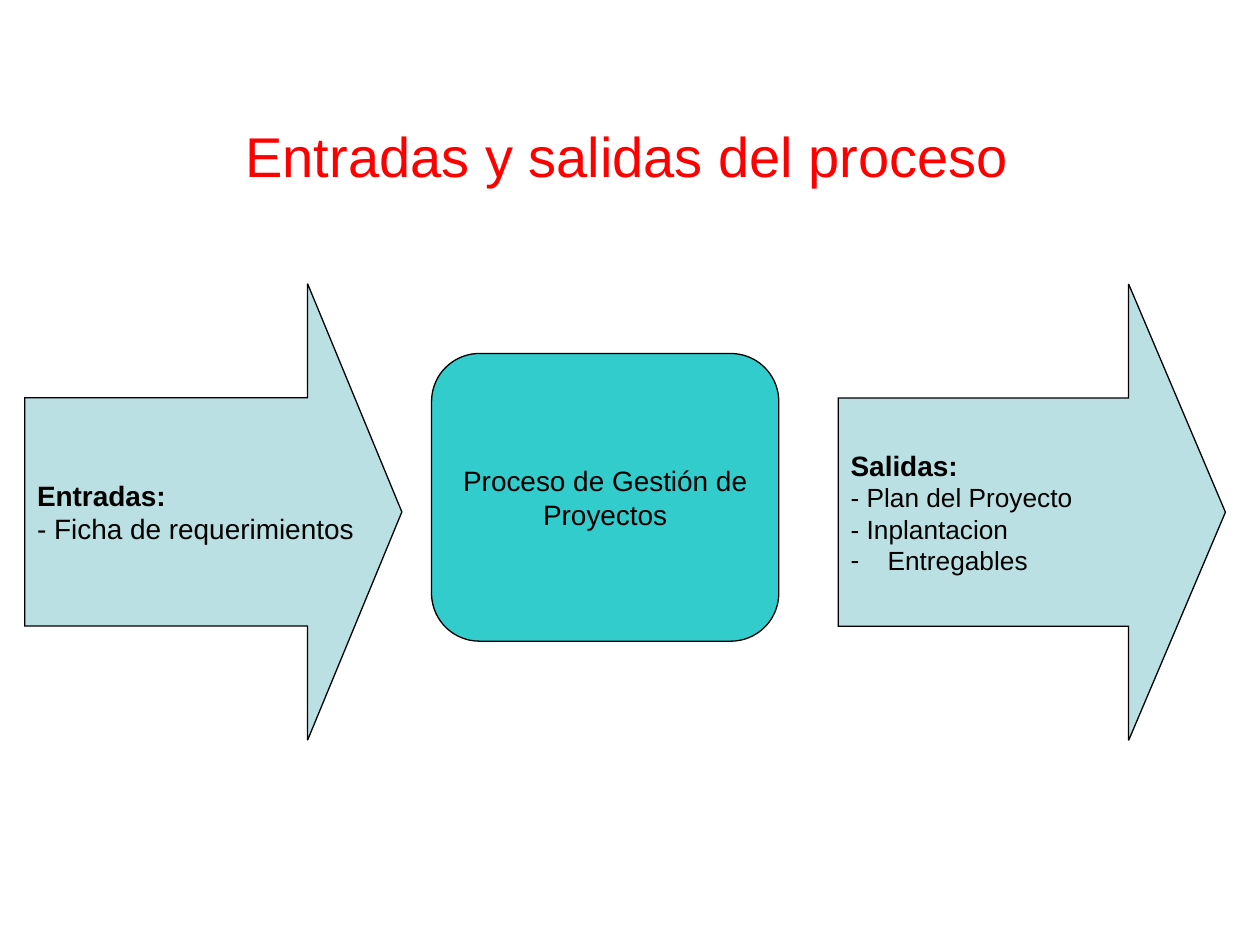
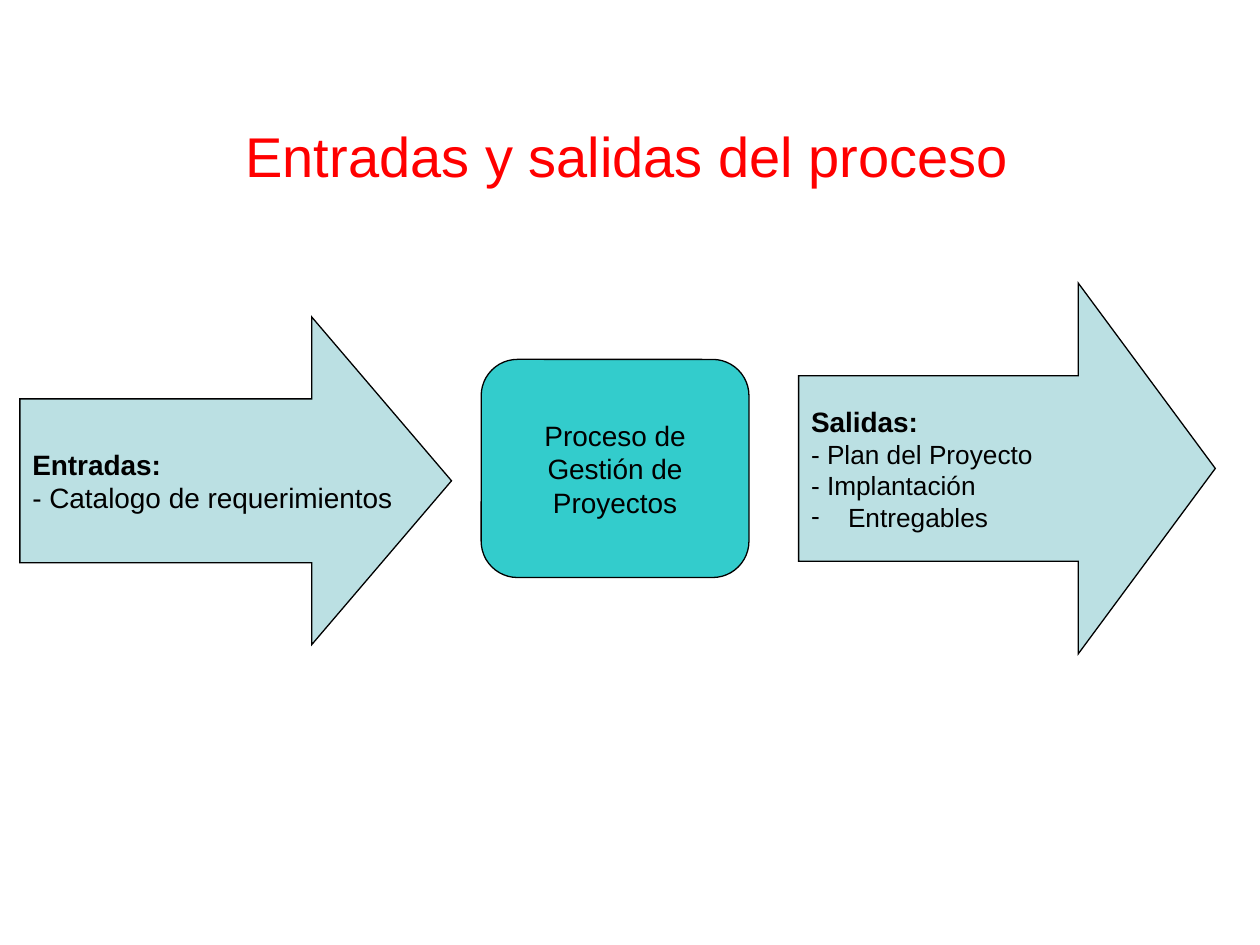
Before and after one commit to cjbensan/sistema-facturacion-inventario, a slide deck: slide 11 of CMMI-Nivel-2/PP-PMC/PGPRO_0.1_2015.ppt (slide 10 before the commit). Drawn at 1260x945 pixels with LibreOffice and Linux fonts; fonts in the diff are those of the drawing; background and template pictures are left out. Boxes give left, top, right and bottom in pixels: in the first picture for what was removed or moved away, otherwise in the second. Text is boxed around its words. In the diff, an @@ line names an element or a change of style, - is before the commit and + after.

```diff
--- a/CMMI-Nivel-2/PP-PMC/PGPRO_0.1_2015.ppt
+++ b/CMMI-Nivel-2/PP-PMC/PGPRO_0.1_2015.ppt
@@ right arrow "Salidas: - Plan del Proyecto": place and size @@
-right arrow "Salidas: - Plan del Proyecto" at <box>838,284,1225,740</box>
+right arrow "Salidas: - Plan del Proyecto" at <box>799,284,1216,654</box>
@@ right arrow "Salidas: - Plan del Proyecto" at <box>799,284,1216,654</box>: proportions changed @@
@@ right arrow "Entradas: - Catalogo de requerimientos" at <box>20,318,452,645</box>: proportions changed @@
@@ right arrow "Entradas: - Catalogo de requerimientos": place and size @@
-right arrow "Entradas: - Catalogo de requerimientos" at <box>25,284,402,740</box>
+right arrow "Entradas: - Catalogo de requerimientos" at <box>20,318,452,645</box>
@@ rounded rectangle "Proceso de Gestión de Proyectos": place and size @@
-rounded rectangle "Proceso de Gestión de Proyectos" at <box>432,354,780,641</box>
+rounded rectangle "Proceso de Gestión de Proyectos" at <box>481,359,750,577</box>
@@ text in right arrow at <box>32,454,393,513</box>: text changed @@
-Entradas:
-- Ficha de requerimientos
+Entradas:
+- Catalogo de requerimientos
@@ text in right arrow at <box>827,475,976,501</box>: text changed @@
-- Inplantacion
+- Implantación
```
Also in this commit, not shown: 18 other slides changed, 1 slide added, 1 slide removed.
